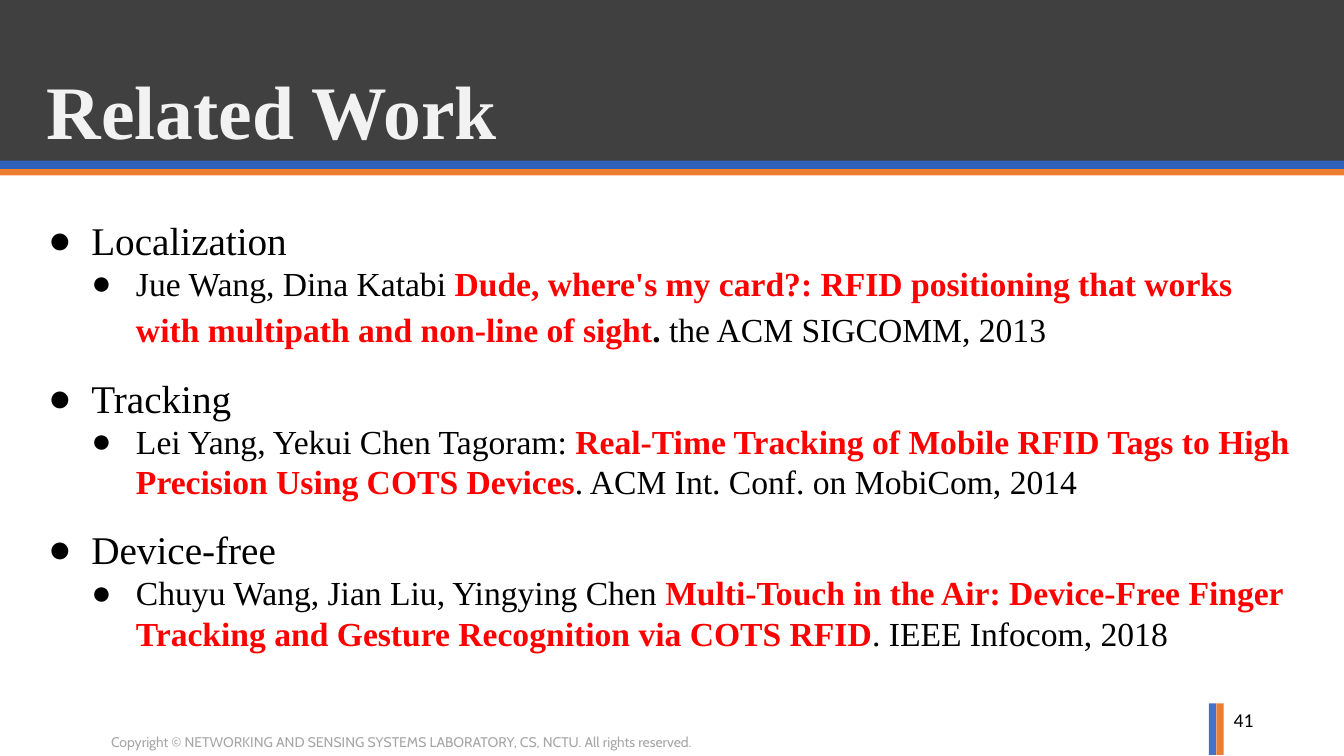
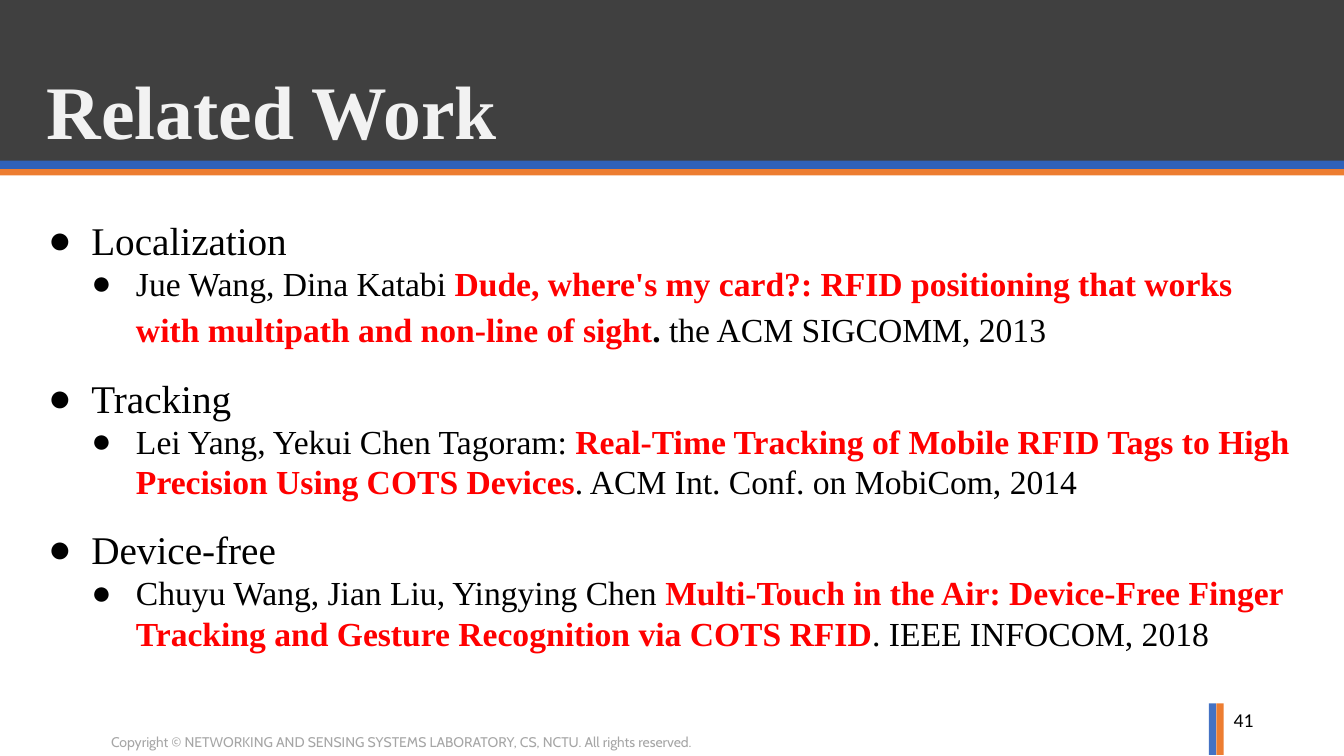
Before and after one commit to ghostkingwilly/Signal_Training_Freshman, a slide deck: slide 41 of Freshman_Train_RFID.pptx. Drawn at 1344x756 pixels with LibreOffice and Linux fonts; fonts in the diff are those of the drawing; background and template pictures are left out. Boxes give left, top, right and bottom in pixels: in the first picture for what was removed or moved away, otherwise in the second. Text is boxed around its words. In the diff, an @@ line names an element or a change of style, - is before the commit and + after.

```diff
--- a/Freshman_Train_RFID.pptx
+++ b/Freshman_Train_RFID.pptx
@@ text at [136,581,1284,652]: text changed @@
-  ● Chuyu Wang, Jian Liu, Yingying Chen Multi-Touch in the Air: Device-Free Finger Tracking and Gesture Recognition via COTS RFID. IEEE Infocom, 2018
+  ● Chuyu Wang, Jian Liu, Yingying Chen Multi-Touch in the Air: Device-Free Finger Tracking and Gesture Recognition via COTS RFID. IEEE INFOCOM, 2018
```
Also in this commit, not shown: 2 other slides changed.
